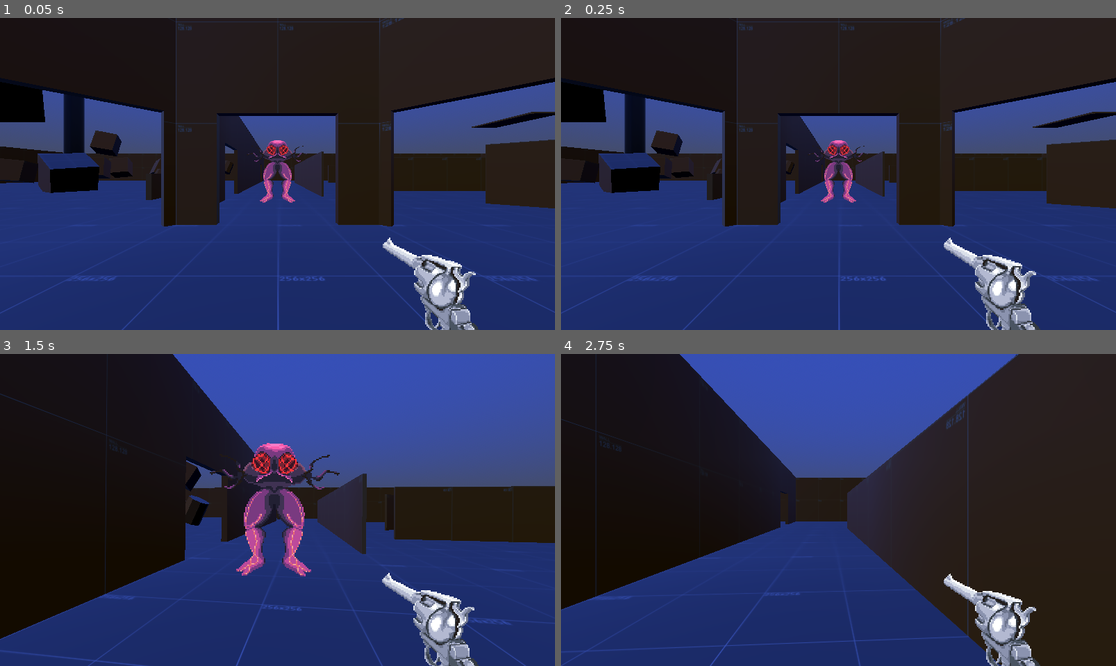
Above: before the commit, frames 1-4 (two rows, left to right).
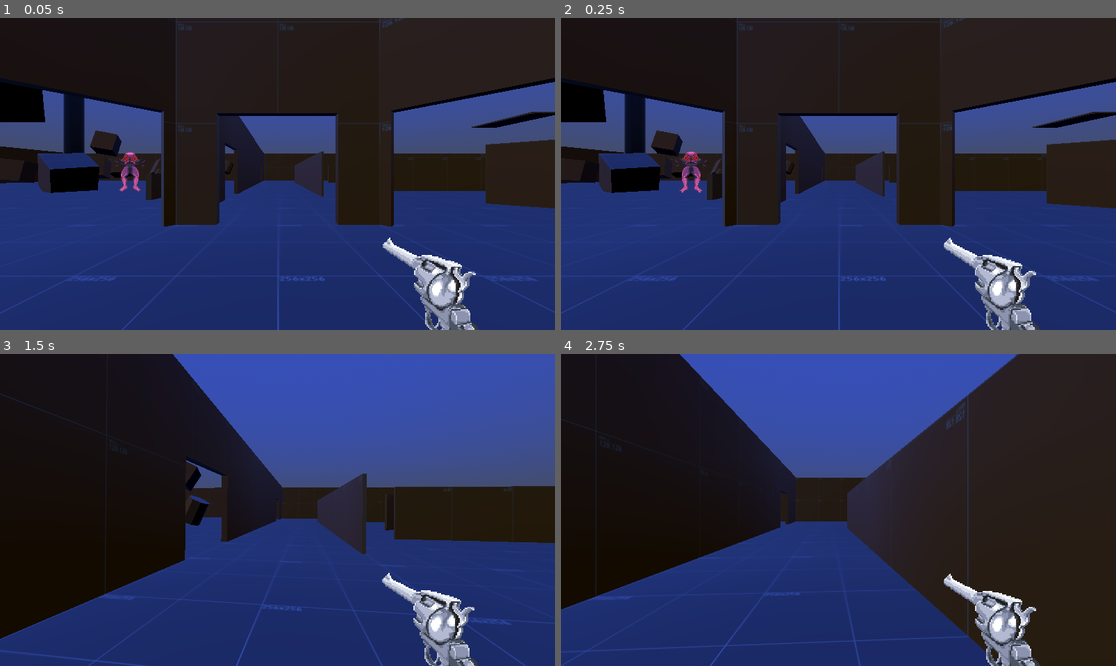
Above: after the commit, the same moments.

Repository: Liloslash/CocoonstrikeV2
Game: Godot game, scene res://world.tscn
Two runs of this game, one before a commit and one after it. Both use one fixed random seed, a clock stepped at 60 frames per second and the inputs below. Sound files missing from this copy of the repository are replaced by a short silence.
Inputs (mouse positions are in pixels of both pictures, inside the frame that each line leads up to):
- Up to frame 1 (0.05 s): no input
- Up to frame 2 (0.25 s): no input
- Up to frame 3 (1.5 s): move the mouse to (305, 510) at 0.52 s; hold W (up) from 0.53 s (still down); click (305, 510) at 0.6 s; tap Space (jump) at 0.77 s; move the mouse to (249, 510) at 1.27 s; tap Q (slam) at 1.35 s
- Up to frame 4 (2.75 s): keep holding W (up); tap Space (jump) at 1.52 s; move the mouse to (849, 503) at 2.02 s; click (849, 503) at 2.1 s

The runs differ from the first frame. In frame 1, 1.0% of the frame differs, in the area x 20-56%, y 39-60%; in frame 2, 1.0%; in frame 3, 3.1%, in the area x 37-62%, y 28-72%; in frame 4, nothing differs.

Commit message:
feat: add enemy pathfinding with obstacle avoidance
- Implement raycast-based obstacle detection and avoidance
- Enemy now moves toward player and avoids obstacles
- Fix enemy floating issue with CollisionShape3D adjustment
- Update documentation with pathfinding system

Diff:
--- a/Enemy/enemy.gd
+++ b/Enemy/enemy.gd
@@ -28,6 +28,11 @@
 var is_frozen: bool = false
 var player_reference: Node3D = null
 
+# === NAVIGATION ===
+@onready var nav_agent: NavigationAgent3D = $NavigationAgent
+var target_position: Vector3
+var is_navigating: bool = false
+
 # === COMPOSANTS ===
 @onready var sprite: AnimatedSprite3D = $AnimatedSprite3D  # Le sprite 2D billboard
 
@@ -38,8 +43,14 @@
 	# Mettre l'ennemi sur la layer 2 pour le raycast
 	collision_layer = 2
 
+	# Configuration de la navigation
+	_setup_navigation()
+
 	# Recherche du joueur dans la scène
 	_find_player()
+
+	# Commencer à naviguer vers le joueur
+	_start_navigation()
 
 func _find_player():
 	# Cherche le joueur dans la scène (adaptez selon votre structure)
@@ -48,16 +59,57 @@
 		player_reference = world.get_node_or_null("Player")
 
 	if not player_reference:
-		# Recherche alternative
+		# Recherche alternative - chercher directement dans la scène
 		player_reference = get_tree().get_first_node_in_group("player")
+
+	if not player_reference:
+		# Recherche directe par nom de nœud
+		player_reference = get_node("/root/World/Player")
+
+	# DEBUG : Vérifier si le joueur est trouvé
+	if player_reference:
+		print("Joueur trouvé ! Position: ", player_reference.global_position)
+	else:
+		print("ERREUR : Joueur non trouvé !")
+		print("DEBUG : Recherche dans les groupes disponibles...")
+		print("Groupes: ", get_tree().get_nodes_in_group("world"))
+		print("Groupes: ", get_tree().get_nodes_in_group("player"))
 
 func _physics_process(_delta):
 	if not is_alive or is_frozen:
 		return
 
-	# Pour l'instant, l'ennemi reste statique
-	# TODO: Ajouter logique de mouvement/pathfinding plus tard
-	pass
+	# Navigation vers le joueur
+	_update_navigation()
+
+	# MOUVEMENT AVEC ÉVITEMENT SIMPLE
+	if is_navigating and player_reference:
+		# Calculer la direction vers le joueur
+		var direction_to_player = (player_reference.global_position - global_position).normalized()
+
+		# Vérifier s'il y a un obstacle devant
+		var space_state = get_world_3d().direct_space_state
+		var query = PhysicsRayQueryParameters3D.create(
+			global_position,
+			global_position + direction_to_player * 2.0
+		)
+		var result = space_state.intersect_ray(query)
+
+		# Si obstacle détecté, contourner
+		if result:
+			# Direction perpendiculaire pour contourner
+			var avoid_direction = Vector3(-direction_to_player.z, 0, direction_to_player.x)
+			velocity = avoid_direction * move_speed
+		else:
+			# Pas d'obstacle, aller droit au but
+			velocity = direction_to_player * move_speed
+
+		move_and_slide()
+
+		# DEBUG
+		print("Direction vers joueur: ", direction_to_player)
+		print("Obstacle détecté: ", result.size() > 0)
+		print("Velocity: ", velocity)
 
 # === SYSTÈME DE DÉGÂTS ===
 func take_damage(damage: int):
@@ -144,3 +196,51 @@
 	flash_tween.tween_property(sprite, "modulate", original_color, red_flash_duration * 0.7)
 	flash_tween.set_trans(Tween.TRANS_QUAD)
 	flash_tween.set_ease(Tween.EASE_OUT)
+
+# === SYSTÈME DE NAVIGATION ===
+func _setup_navigation():
+	# Configuration du NavigationAgent
+	nav_agent.velocity_computed.connect(_on_velocity_computed)
+	nav_agent.target_reached.connect(_on_target_reached)
+
+	# Paramètres du NavigationAgent
+	nav_agent.radius = 0.5
+	nav_agent.height = 2.0
+	nav_agent.max_speed = move_speed
+	nav_agent.path_max_distance = 10.0
+
+	# DEBUG
+	print("Navigation setup terminé !")
+
+func _start_navigation():
+	if not player_reference:
+		print("ERREUR : Pas de joueur pour la navigation !")
+		return
+
+	target_position = player_reference.global_position
+	nav_agent.target_position = target_position
+	is_navigating = true
+
+	# DEBUG
+	print("Navigation démarrée ! Target: ", target_position)
+	print("Position ennemi: ", global_position)
+
+func _update_navigation():
+	if not player_reference or not is_navigating:
+		return
+
+	# Mettre à jour la destination si le joueur bouge significativement
+	var new_target = player_reference.global_position
+	if new_target.distance_to(target_position) > 1.0:
+		target_position = new_target
+		nav_agent.target_position = target_position
+
+func _on_velocity_computed(safe_velocity: Vector3):
+	# Le NavigationAgent a calculé une vitesse sûre
+	velocity = safe_velocity
+	move_and_slide()
+
+func _on_target_reached():
+	# L'ennemi a atteint sa destination
+	print("Ennemi arrivé !")
+	is_navigating = false
--- a/Enemy/enemy.tscn
+++ b/Enemy/enemy.tscn
@@ -206,6 +206,8 @@
 }]
 
 [sub_resource type="CapsuleShape3D" id="CapsuleShape3D_wgogq"]
+radius = 0.375363
+height = 1.35575
 
 [sub_resource type="CapsuleShape3D" id="CapsuleShape3D_2j8qn"]
 
@@ -213,8 +215,13 @@
 script = ExtResource("1_px1sc")
 impact_color_3 = Color(0.660735, 0.206853, 0.973314, 1)
 
+[node name="NavigationAgent" type="NavigationAgent3D" parent="."]
+path_max_distance = 10.01
+height = 2.0
+max_speed = 3.0
+
 [node name="AnimatedSprite3D" type="AnimatedSprite3D" parent="."]
-transform = Transform3D(1.5, 0, 0, 0, 1.5, 0, 0, 0, 1.5, 0, 0, 0)
+transform = Transform3D(1.3, 0, 0, 0, 1.3, 0, 0, 0, 1.3, 0, 0, 0)
 billboard = 2
 texture_filter = 2
 sprite_frames = SubResource("SpriteFrames_q40vv")
--- a/world.tscn
+++ b/world.tscn
@@ -1,9 +1,15 @@
-[gd_scene load_steps=8 format=3 uid="uid://duveuss376vek"]
+[gd_scene load_steps=9 format=3 uid="uid://duveuss376vek"]
 
 [ext_resource type="PackedScene" uid="uid://on8dmdl0asvj" path="res://Maps/environments/Arena.glb" id="1_fj7yv"]
 [ext_resource type="PackedScene" uid="uid://danq5m8lo3862" path="res://Maps/obstacles/Obstacles.glb" id="2_tlwt5"]
 [ext_resource type="PackedScene" uid="uid://blpn5lfg8ub4b" path="res://Player/player.tscn" id="3_tlwt5"]
 [ext_resource type="PackedScene" uid="uid://smwg3iv40p4o" path="res://Enemy/enemy.tscn" id="4_aqk2v"]
+
+[sub_resource type="NavigationMesh" id="NavigationMesh_aqk2v"]
+geometry_parsed_geometry_type = 1
+agent_height = 1.0
+agent_max_climb = 0.2
+region_min_size = 0.1
 
 [sub_resource type="ProceduralSkyMaterial" id="ProceduralSkyMaterial_tlwt5"]
 sky_top_color = Color(0.0885772, 0.129562, 0.304281, 1)
@@ -26,6 +32,9 @@
 
 [node name="Obstacles" parent="." instance=ExtResource("2_tlwt5")]
 
+[node name="Navigation" type="NavigationRegion3D" parent="."]
+navigation_mesh = SubResource("NavigationMesh_aqk2v")
+
 [node name="WorldEnvironment" type="WorldEnvironment" parent="."]
 environment = SubResource("Environment_036b0")
 
@@ -35,7 +44,7 @@
 recoil_kickback = 0.2
 
 [node name="Enemy" parent="." instance=ExtResource("4_aqk2v")]
-transform = Transform3D(1.5, 0, 0, 0, 1.5, 0, 0, 0, 1.5, 0, 1.14653, -7)
+transform = Transform3D(1.5, 0, 0, 0, 1.5, 0, 0, 0, 1.5, -7.199, 1.15, -9.922)
 collision_layer = 3
 collision_mask = 3
 max_health = 500
Not shown, changed: DOCUMENTATION_PROJET.md
